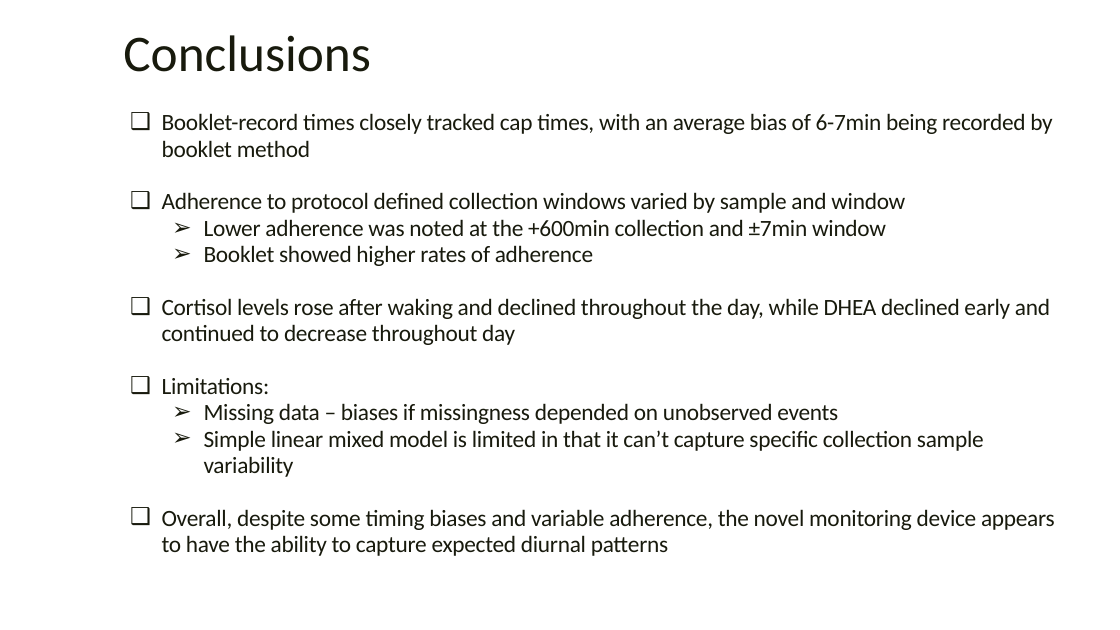
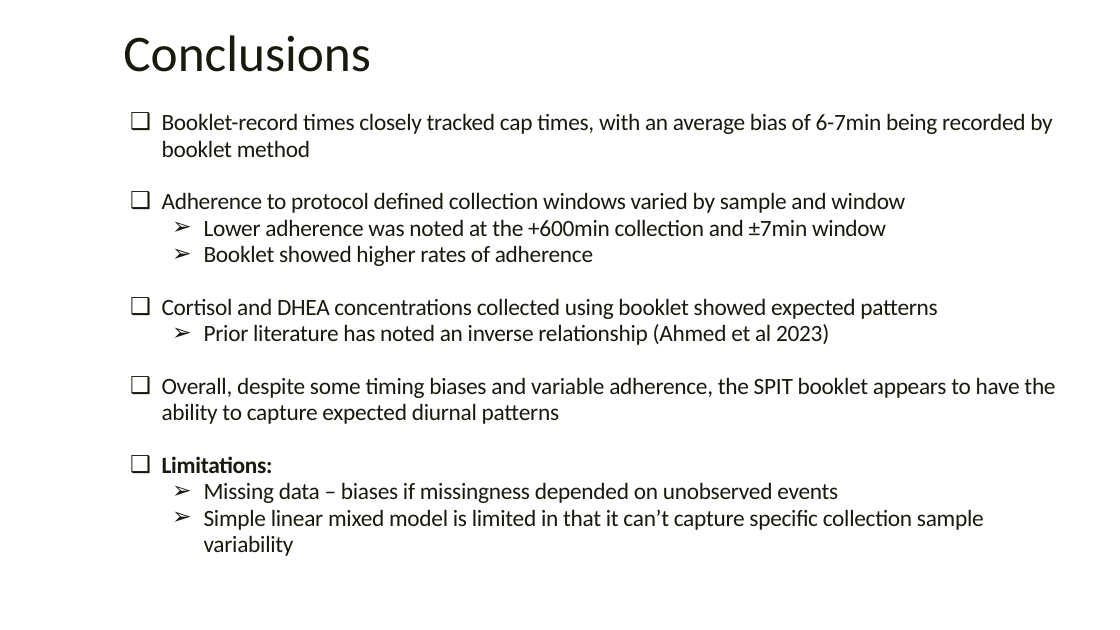
Before and after one commit to rysummers/BIOS6624-Class, a slide deck: slide 7 of Project0/Reports/Project0_Presentation.pptx. Drawn at 1120x630 pixels with LibreOffice and Linux fonts; fonts in the diff are those of the drawing; background and template pictures are left out. Boxes give left, top, right and bottom in pixels: in the first picture for what was removed or moved away, otherwise in the second. Text is boxed around its words. In the diff, an @@ line names an element or a change of style, - is before the commit and + after.

```diff
--- a/Project0/Reports/Project0_Presentation.pptx
+++ b/Project0/Reports/Project0_Presentation.pptx
@@ text at (162, 298, 1055, 424): text changed @@
-❑ Cortisol levels rose after waking and declined throughout the day, while DHEA declined early and continued to decrease throughout day
+❑ Cortisol and DHEA concentrations collected using booklet showed expected patterns
+  ➢ Prior literature has noted an inverse relationship (Ahmed et al 2023)
+❑ Overall, despite some timing biases and variable adherence, the SPIT booklet appears to have the ability to capture expected diurnal patterns
@@ text at (162, 456, 273, 473): bold on in "Limitations:" @@
@@ text at (162, 509, 1055, 556): paragraph removed @@
-❑ Overall, despite some timing biases and variable adherence, the novel monitoring device appears to have the ability to capture expected diurnal patterns
```
Also in this commit, not shown: 6 other slides changed, 1 slide added, 5 other files.
